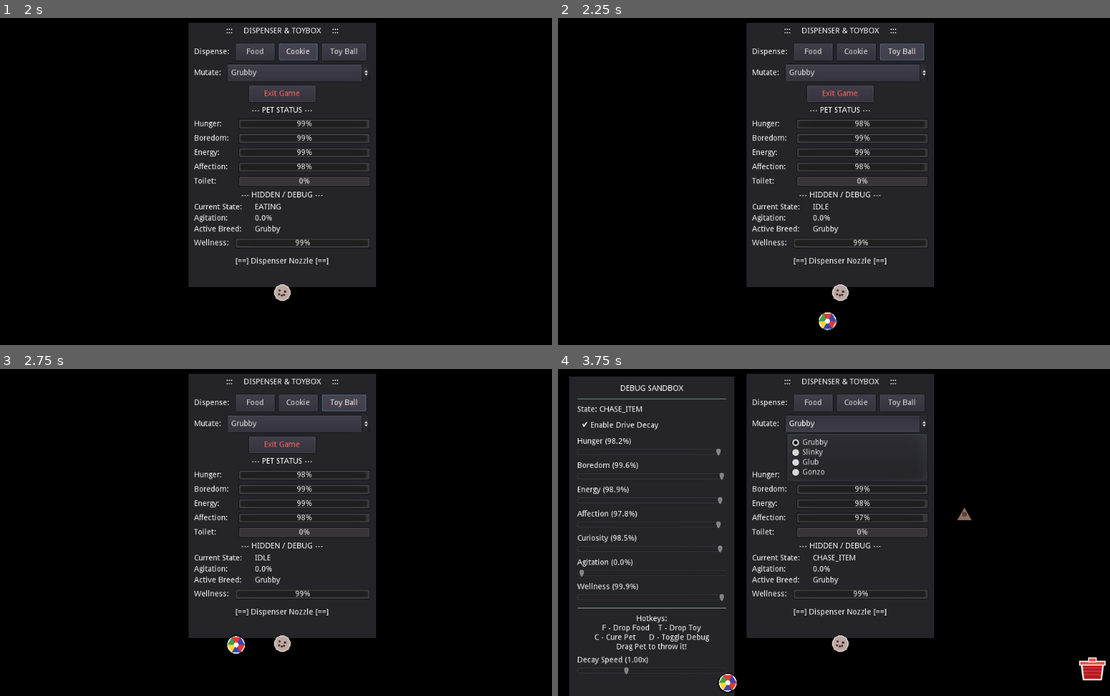
Above: before the commit, frames 1-4 (two rows, left to right).
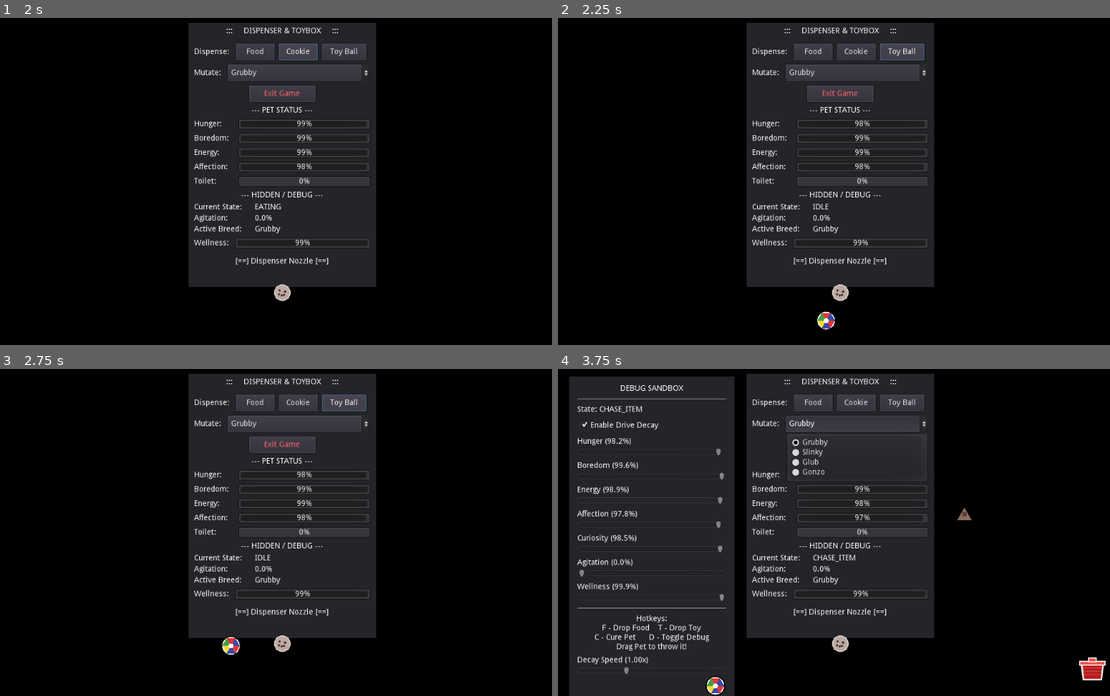
Above: after the commit, the same moments.

Repository: austeregrim/OrbPals
Game: Godot game, scene res://Main.tscn
Two runs of this game, one before a commit and one after it. Both use one fixed random seed, a clock stepped at 60 frames per second and the inputs below.
Inputs (mouse positions are in pixels of both pictures, inside the frame that each line leads up to):
- Up to frame 1 (2 s): click "Food" at 0.5 s; click "Cookie" at 1.25 s
- Up to frame 2 (2.25 s): click "Toy Ball" at 2 s
- Up to frame 3 (2.75 s): no input
- Up to frame 4 (3.75 s): click "Grubby" at 2.75 s; tap Enter at 3.5 s; move the mouse to (966, 512) at 3.52 s; hold D from 3.53 s (still down); tap F at 3.6 s; click (966, 512) at 3.67 s

Frame 1 is identical in both runs. In frame 2, 0.1% of the frame differs, in the area x 46-51%, y 89-96%; in frame 3, 0.2%; in frame 4, 0.3%, in the area x 26-33%, y 92-100%.

Commit message:
Changed toy boredom restore, allows longer play time.

Diff:
--- a/Pet.gd
+++ b/Pet.gd
@@ -785,10 +785,10 @@
 					# --- TOY PLAY ---
 					if dist_to_item < base_radius + 20.0:
 						# Kick the toy!
-						var kick_dir = dir.rotated(rand_range(-0.5, 0.5))
+						var kick_dir = dir.rotated(rand_range(-0.6, 0.6))
 						target_item.call("apply_impulse", kick_dir * rand_range(200.0, 380.0))
 						# Boredom gain per kick
-						stats.boredom = clamp(stats.boredom + 15.0, 0.0, 100.0)
+						stats.boredom = clamp(stats.boredom + 2.0, 0.0, 100.0)
 						# Bounce back slightly
 						center_vel = -dir * 100.0
 					elif dist_to_item < 90.0:
